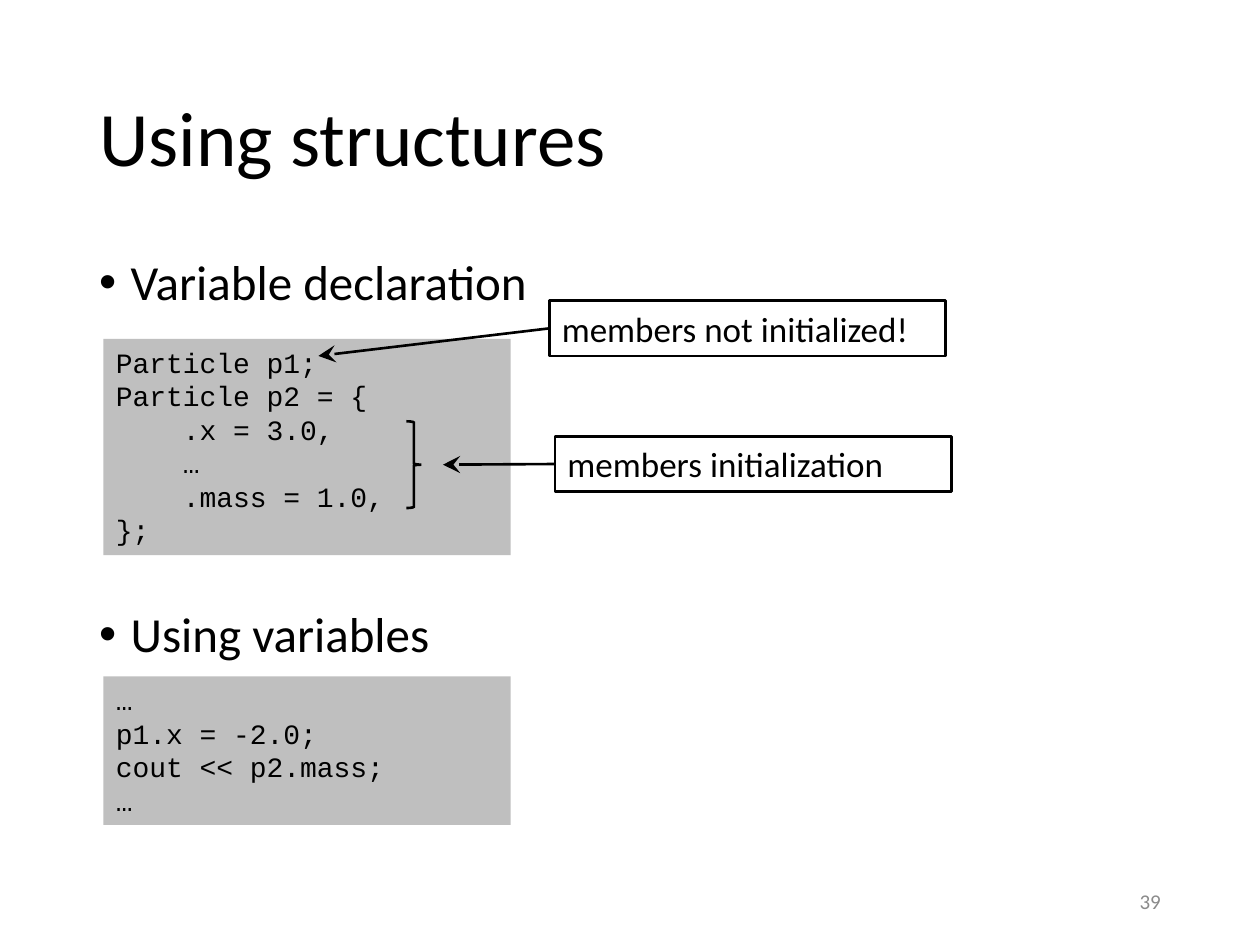
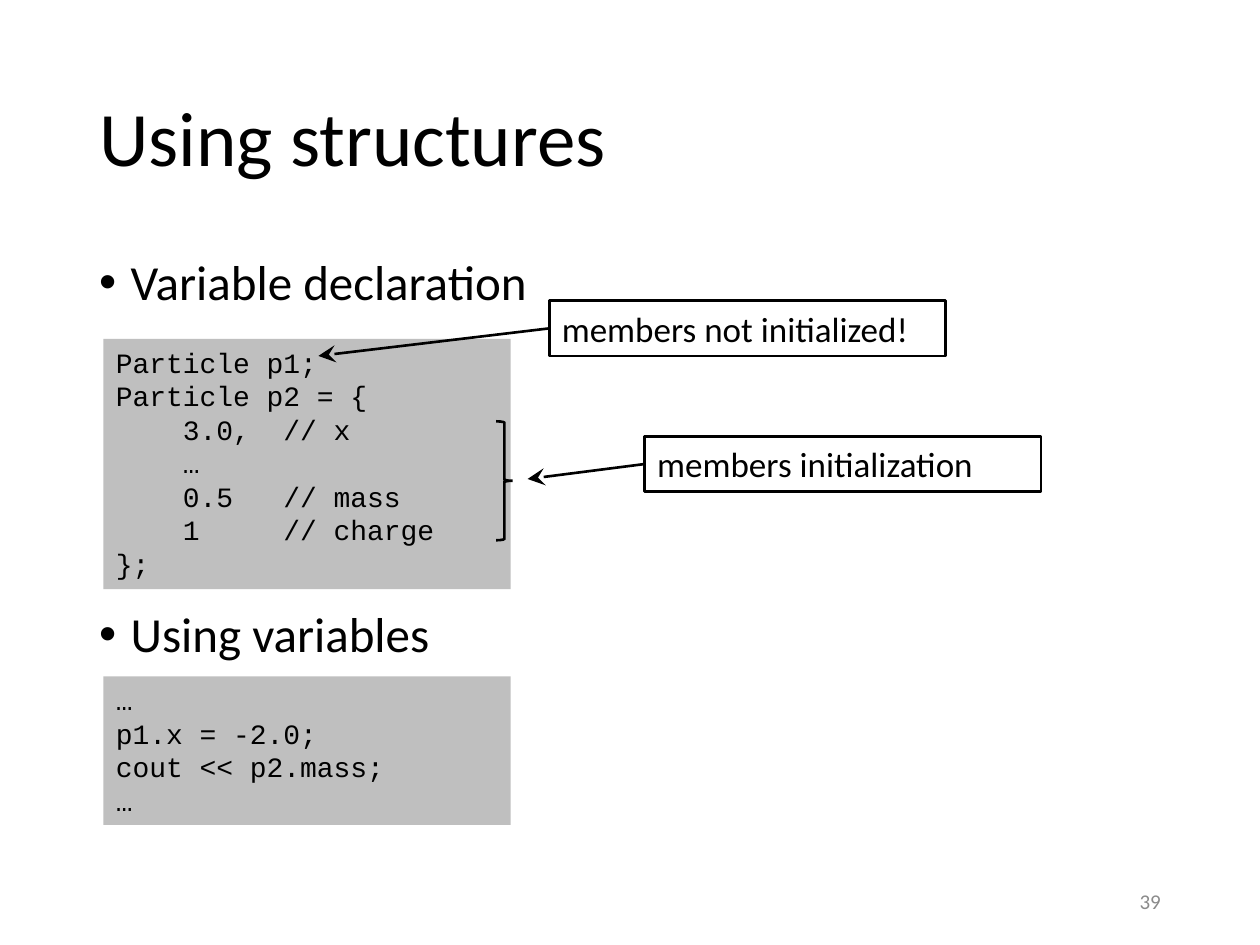
Before and after one commit to gjbex/training-material, a slide deck: slide 39 of CPlusPlus/scientific_cpp.pptx. Drawn at 1260x945 pixels with LibreOffice and Linux fonts; fonts in the diff are those of the drawing. Boxes give left, top, right and bottom in pixels: in the first picture for what was removed or moved away, otherwise in the second. Text is boxed around its words. In the diff, an @@ line names an element or a change of style, - is before the commit and + after.

Commit message:
Fix struct variable initializatoin
Why

* C++ doesn't support C99-style structure initalization.

```diff
--- a/CPlusPlus/scientific_cpp.pptx
+++ b/CPlusPlus/scientific_cpp.pptx
@@ rectangle "Particle p1;": place and size @@
-rectangle "Particle p1;" at box(103, 339, 510, 556)
+rectangle "Particle p1;" at box(103, 339, 510, 590)
@@ text in rectangle at box(183, 421, 351, 445): text changed @@
-.x = 3.0,
+3.0, // x
@@ right brace: place and size @@
-right brace at box(407, 421, 422, 508)
+right brace at box(496, 421, 513, 539)
@@ rectangle "members initialization": place and size @@
-rectangle "members initialization" at box(556, 436, 953, 491)
+rectangle "members initialization" at box(645, 436, 1042, 491)
@@ arrow moved from (556, 464) - (444, 465) to (645, 464) - (528, 479) @@
@@ text in rectangle at box(183, 488, 435, 546): text changed @@
-.mass = 1.0,
+0.5 // mass
+1 // charge
```
